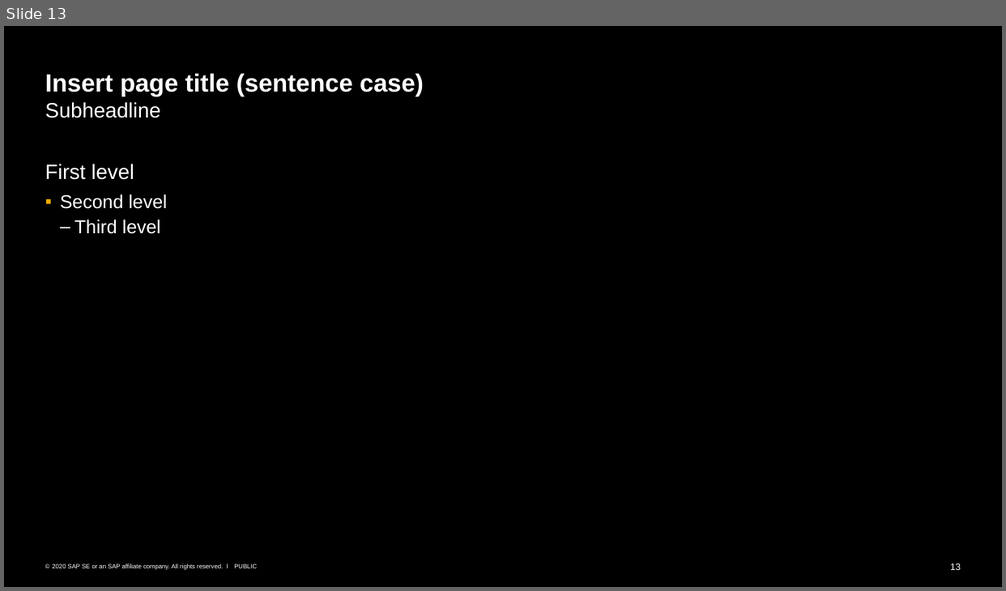
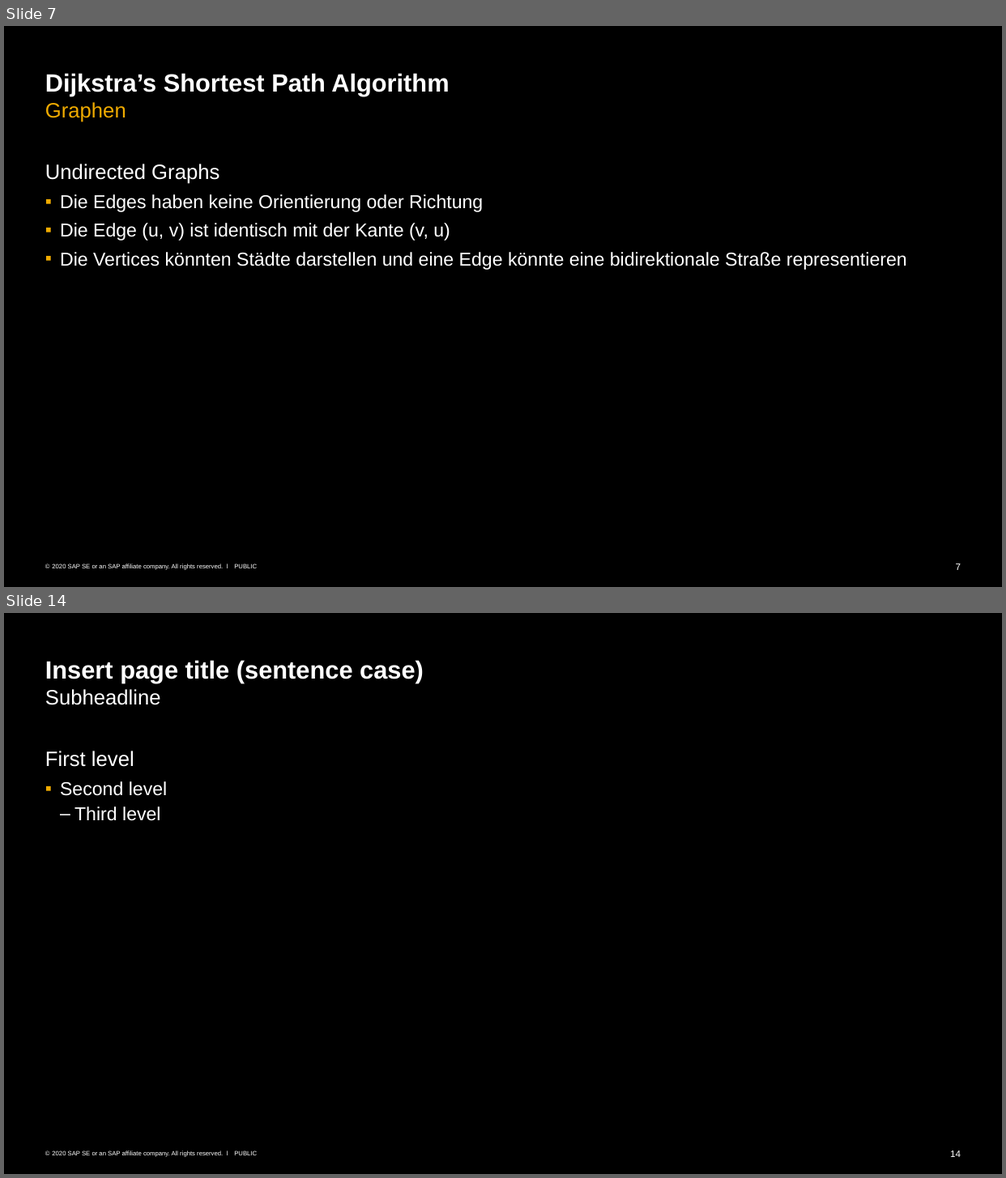
Before and after one commit to Andre-Gilbert/Dijkstra-Shortest-Path, a slide deck: docs/ALG_7_Graphen_Dijkstra.pptx. Shown one above the other, each under a label of ours: slide 13 before the commit, slides 7 and 14 after it; the slides between them are not shown. The pictures are 1006x591 and 1006x1178 pixels, drawn with LibreOffice and Linux fonts; fonts in the diff are those of the drawing. Boxes give left, top, right and bottom in pixels: in the first picture for what was removed or moved away, otherwise in the second. Text is boxed around its words. In the diff, an @@ line names an element or a change of style, - is before the commit and + after.

```diff
--- a/docs/ALG_7_Graphen_Dijkstra.pptx
+++ b/docs/ALG_7_Graphen_Dijkstra.pptx
@@ slide 7 added at (x1=4, y1=26, x2=1002, y2=587), background #000000; not listed: 3 template elements that a slide beside it also shows @@
@@ title added at (x1=45, y1=73, x2=449, y2=122), 24 pt, text #FFFFFF, bold @@
+Dijkstra’s Shortest Path Algorithm
+Graphen
@@ text added at (x1=45, y1=164, x2=907, y2=270), 18 pt, text #FFFFFF @@
+Undirected Graphs
+  ▪ Die Edges haben keine Orientierung oder Richtung
+  ▪ Die Edge (u, v) ist identisch mit der Kante (v, u)
+  ▪ Die Vertices könnten Städte darstellen und eine Edge könnte eine bidirektionale Straße representieren
@@ what was slide 13 is now slide 14 @@
@@ page number at (x1=950, y1=1151, x2=961, y2=1157): text changed @@
-13
+14
```
Also in this commit, not shown: 5 slides changed, 14 other slides added, 17 slides removed.
